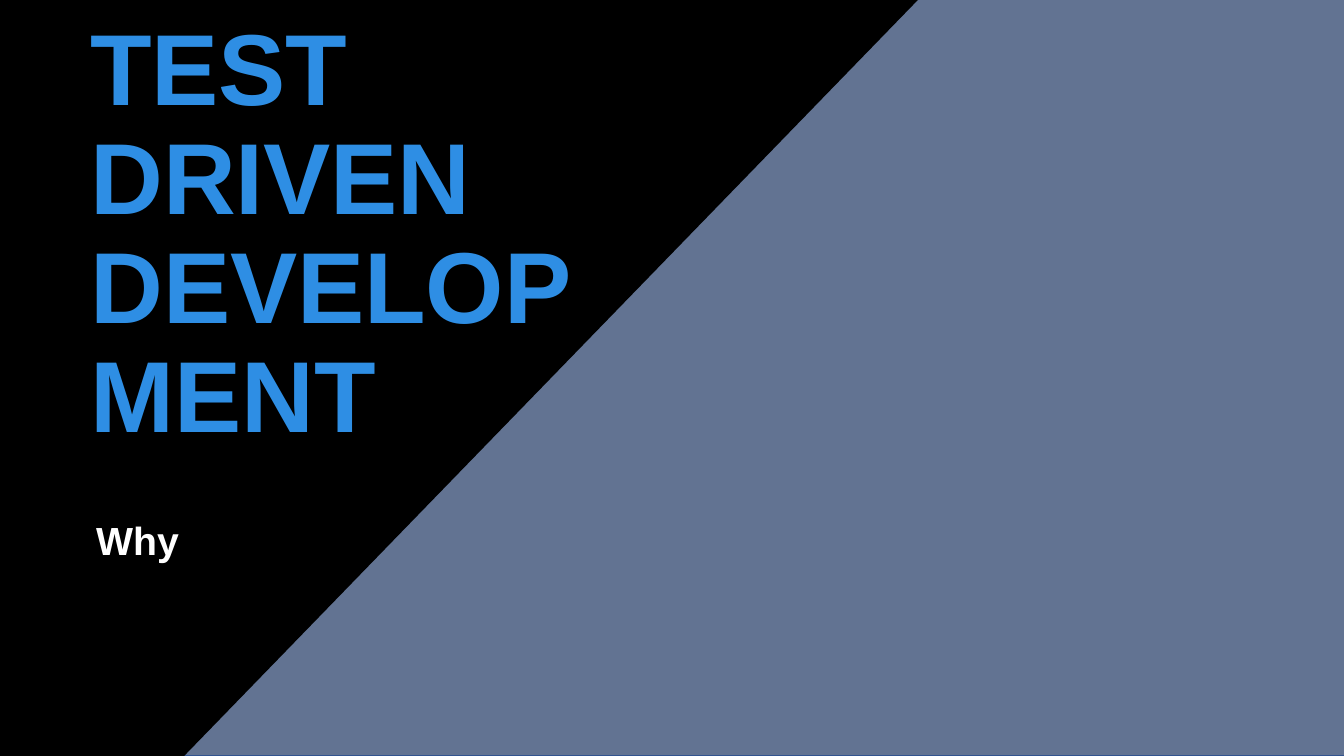
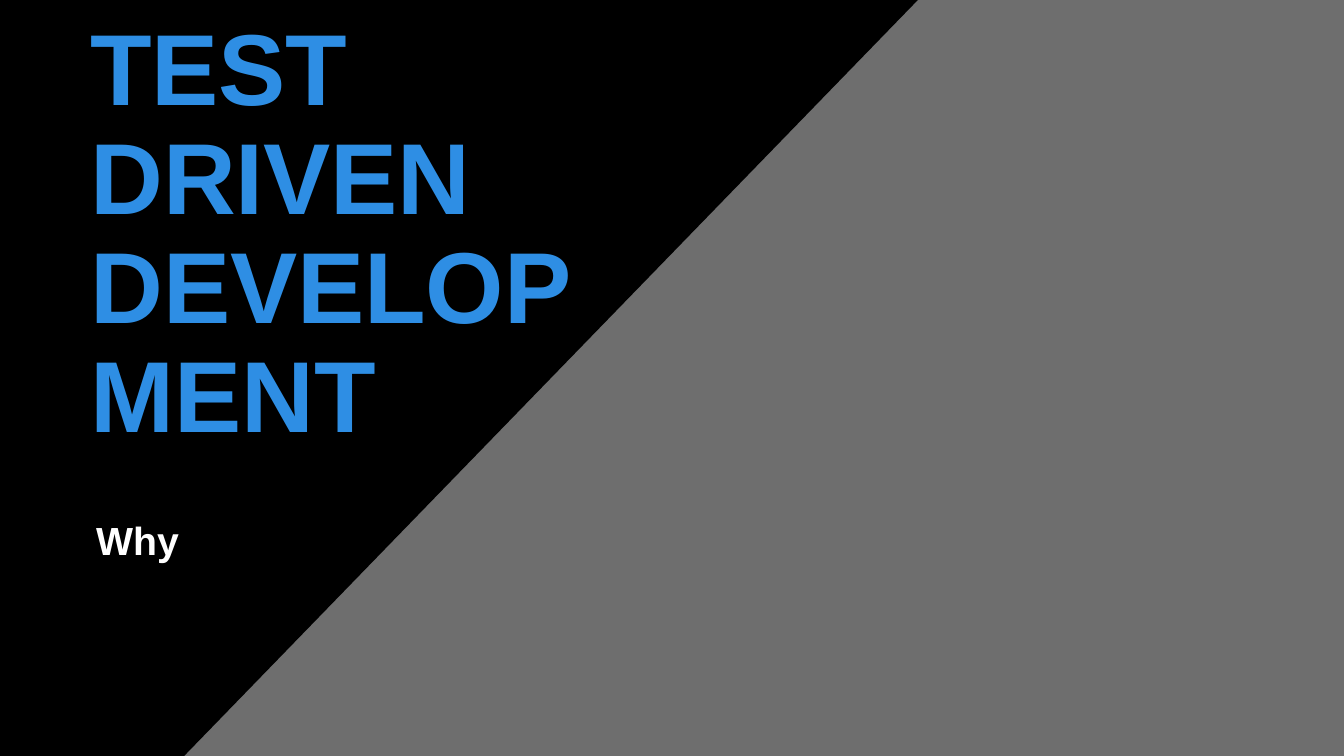
Before and after one commit to tpierrain/talk-outside-in-diamond-tdd, a slide deck: slide 3 of Outside-In-Diamond TDD.pptx. Drawn at 1344x756 pixels with LibreOffice and Linux fonts; fonts in the diff are those of the drawing; background and template pictures are left out. Boxes give left, top, right and bottom in pixels: in the first picture for what was removed or moved away, otherwise in the second. Text is boxed around its words. In the diff, an @@ line names an element or a change of style, - is before the commit and + after.

```diff
--- a/Outside-In-Diamond TDD.pptx
+++ b/Outside-In-Diamond TDD.pptx
@@ rectangle at (127, 0, 1344, 756): fill #203864 at 70% opacity to #000000 at 57% opacity; outline #325491 1 pt to none @@
```
Also in this commit, not shown: 1 other slide changed, 7 slides added.
